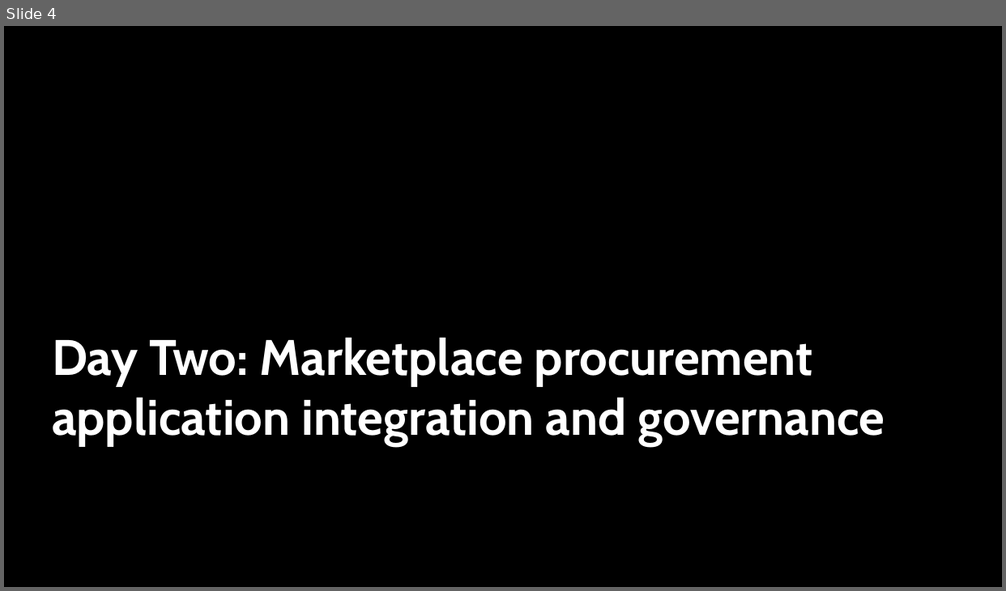
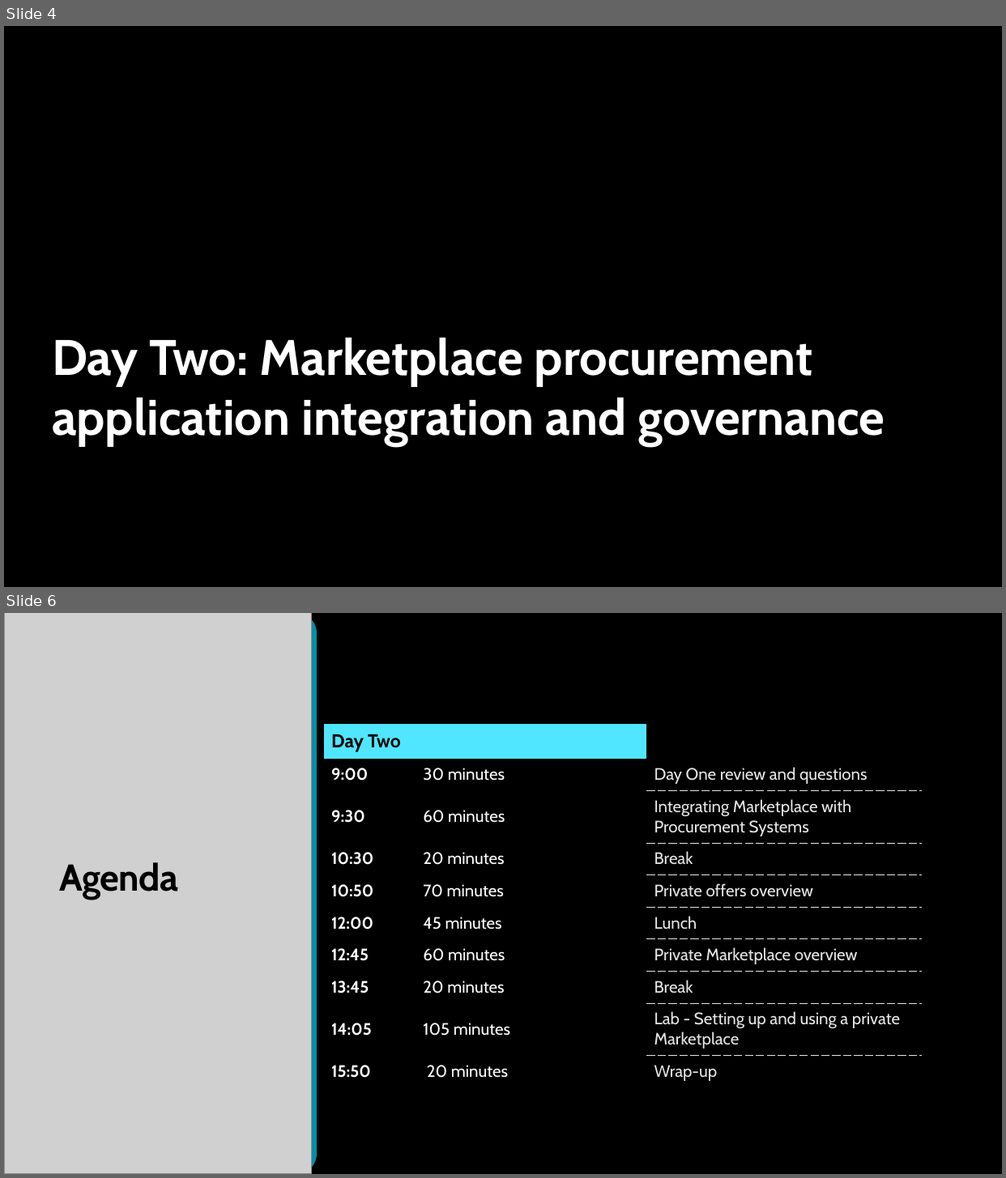
Before and after one commit to opsgility/marketplace, a slide deck: azure-marketplace-workshop/Day 2 - Skilling Deck for Microsoft Marketplace.pptx. Shown one above the other, each under a label of ours: slide 4 before the commit, slides 4 and 6 after it; the slides between them are not shown. The pictures are 1006x591 and 1006x1178 pixels, drawn with LibreOffice and Linux fonts; fonts in the diff are those of the drawing; grey boxes stand for pictures; background and template pictures are left out. Boxes give left, top, right and bottom in pixels: in the first picture for what was removed or moved away, otherwise in the second. Text is boxed around its words. In the diff, an @@ line names an element or a change of style, - is before the commit and + after.

Commit message:
Updated time with breaks and added private offers
Added private offer content into Day 2

```diff
--- a/azure-marketplace-workshop/Day 2 - Skilling Deck for Microsoft Marketplace.pptx
+++ b/azure-marketplace-workshop/Day 2 - Skilling Deck for Microsoft Marketplace.pptx
@@ slide 6 added at [4,613,1002,1174], background #000000 @@
@@ picture added at [4,613,311,1174] @@
@@ round same rect added at [10,613,317,1174], fill #0090A8 @@
@@ round rect added at [661,637,1002,1174], fill #000000 @@
@@ table added at [324,724,923,1085], 10 rows, 3 columns @@
+Day Two |  | 
+9:00 | 30 minutes | Day One review and questions
+9:30 | 60 minutes | Integrating Marketplace with Procurement Systems
+10:30 | 20 minutes | Break
+10:50 | 70 minutes | Private offers overview
+12:00 | 45 minutes | Lunch
+12:45 | 60 minutes | Private Marketplace overview
+13:45 | 20 minutes | Break
+14:05 | 105 minutes | Lab - Setting up and using a private Marketplace
+15:50 | 20 minutes | Wrap-up
@@ text added at [60,862,179,900], 36 pt, text #000000, bold @@
+Agenda
```
Also in this commit, not shown: 3 slides changed, 3 other slides added, 1 other file.
